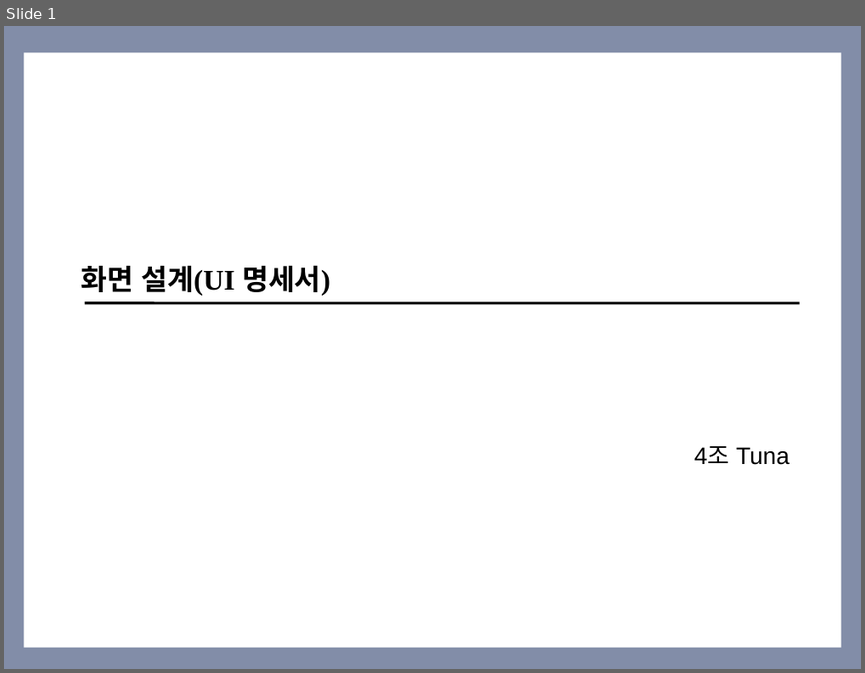
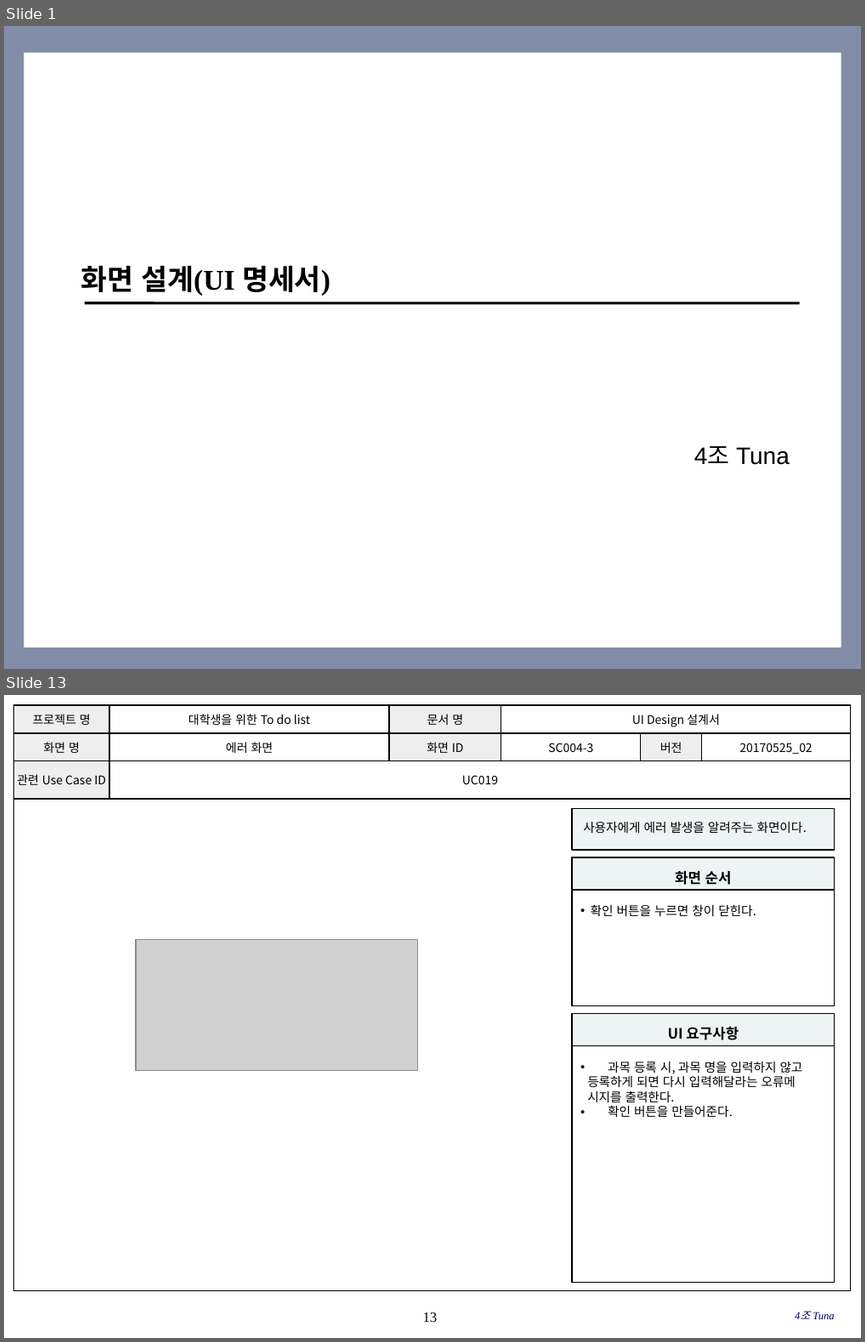
Before and after one commit to SE-admin/SE2017_4_tuna, a slide deck: doc/3_ 설계서/UI Design 설계서.pptx. Shown one above the other, each under a label of ours: slide 1 before the commit, slides 1 and 13 after it; the slides between them are not shown. The pictures are 865x673 and 865x1342 pixels, drawn with LibreOffice and Linux fonts; fonts in the diff are those of the drawing; grey boxes stand for pictures; background and template pictures are left out. Boxes give left, top, right and bottom in pixels: in the first picture for what was removed or moved away, otherwise in the second. Text is boxed around its words. In the diff, an @@ line names an element or a change of style, - is before the commit and + after.

Commit message:
doc/3_ 설계서/UI Design 설계서.pptx UI Design 설계서_4_tuna_김태현_20170525_02 과목 오류메시지 추가 및 최종 검토

```diff
--- a/doc/3_ 설계서/UI Design 설계서.pptx
+++ b/doc/3_ 설계서/UI Design 설계서.pptx
@@ slide 13 added at (4,695,861,1338), background #FFFFFF @@
@@ table added at (13,705,851,794), 3 rows, 6 columns @@
+프로젝트 명 | 대학생을 위한 To do list | 문서 명 | UI Design 설계서 |  | 
+화면 명 | 에러 화면 | 화면 ID | SC004-3 | 버전 | 20170525_02
+관련 Use Case ID | UC019 |  |  |  | 
@@ rectangle added at (13,798,851,1291), outline #000000 0.75 pt @@
@@ rectangle added at (572,808,834,849), fill #EEF4F4, outline #000000 1 pt, 10.5 pt, text #000000 @@
+사용자에게 에러 발생을 알려주는 화면이다.
@@ rectangle added at (572,857,834,890), fill #EEF4F4, outline #000000 1 pt, 12 pt, text #000000, bold @@
+화면 순서
@@ rectangle added at (572,890,834,1005), fill #FFFFFF, outline #000000 1 pt, 10.5 pt, text #000000 @@
+• 확인 버튼을 누르면 창이 닫힌다.
@@ picture added at (136,939,417,1071) @@
@@ rectangle added at (572,1013,834,1045), fill #EEF4F4, outline #000000 1 pt, 12 pt, text #000000, bold @@
+UI 요구사항
@@ rectangle added at (572,1045,834,1281), fill #FFFFFF, outline #000000 1 pt, 10.5 pt, text #000000 @@
+• 과목 등록 시, 과목 명을 입력하지 않고
+등록하게 되면 다시 입력해달라는 오류메
+시지를 출력한다.
+• 확인 버튼을 만들어준다.
@@ page number added at (423,1312,438,1321), 12 pt, text #000000 @@
+13
@@ text added at (812,1311,834,1319), 9 pt, text #000066, italic @@
+4조 Tuna
```
Also in this commit, not shown: 21 slides changed, 1 other slide added.
